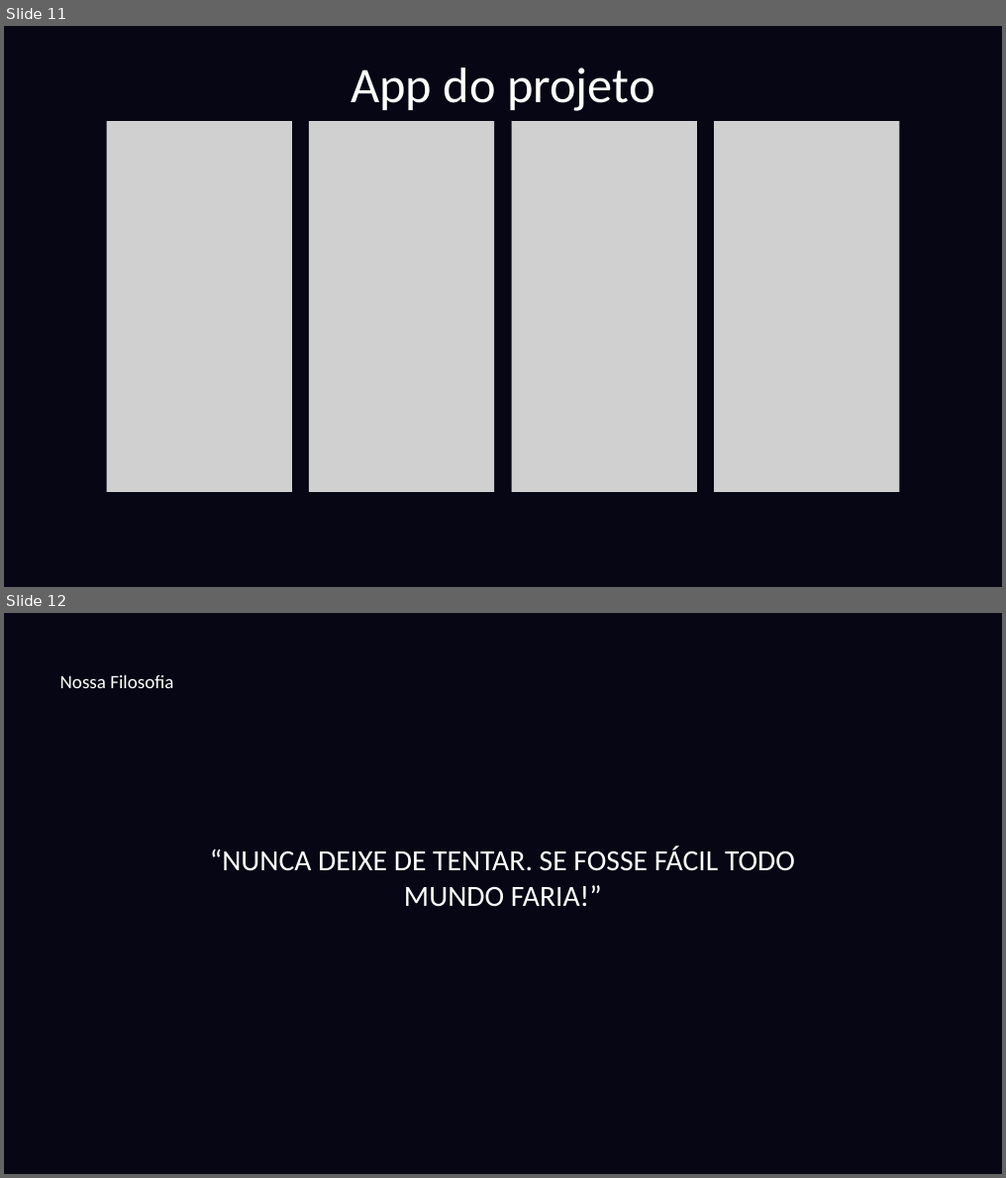
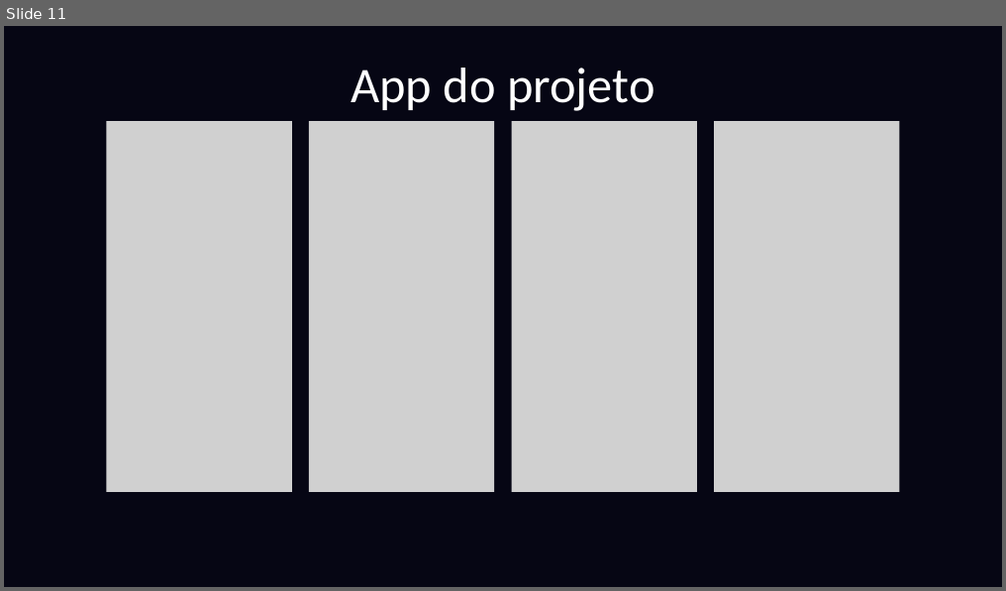
Before and after one commit to GuilhermeVeigaPedromilo/Atividade-Modal, a slide deck: Documentação/PROJETO “HOOK&MODAL”.pptx. Shown one above the other, each under a label of ours: slides 11 and 12 before the commit, slide 11 after it. The pictures are 1006x1178 and 1006x591 pixels, drawn with LibreOffice and Linux fonts; fonts in the diff are those of the drawing; grey boxes stand for pictures; background and template pictures are left out. Boxes give left, top, right and bottom in pixels: in the first picture for what was removed or moved away, otherwise in the second. Text is boxed around its words. In the diff, an @@ line names an element or a change of style, - is before the commit and + after.

```diff
--- a/Documentação/PROJETO “HOOK&MODAL”.pptx
+++ b/Documentação/PROJETO “HOOK&MODAL”.pptx
@@ slide 12 removed at [4,613,1002,1174], background picture (left out) @@
@@ text removed at [60,674,173,688] @@
-Nossa Filosofia
@@ text removed at [210,846,795,907] @@
-“NUNCA DEIXE DE TENTAR. SE FOSSE FÁCIL TODO MUNDO FARIA!”
```
Also in this commit, not shown: 3 slides changed, 1 slide added, 1 other file.
